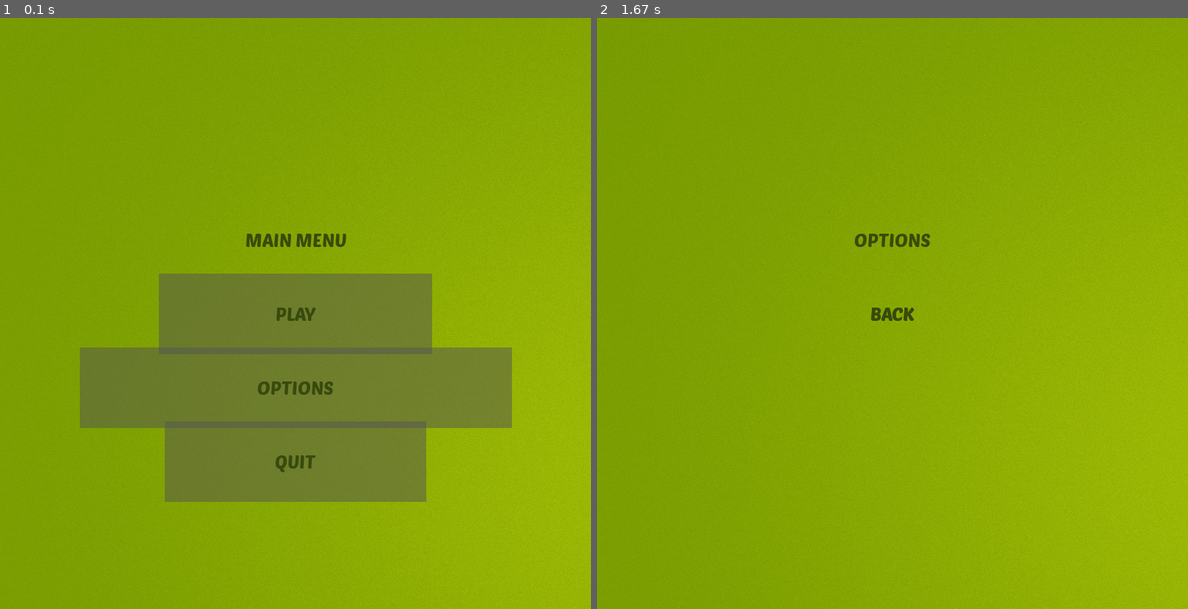
Above: before the commit, frames 1-2 (left to right).
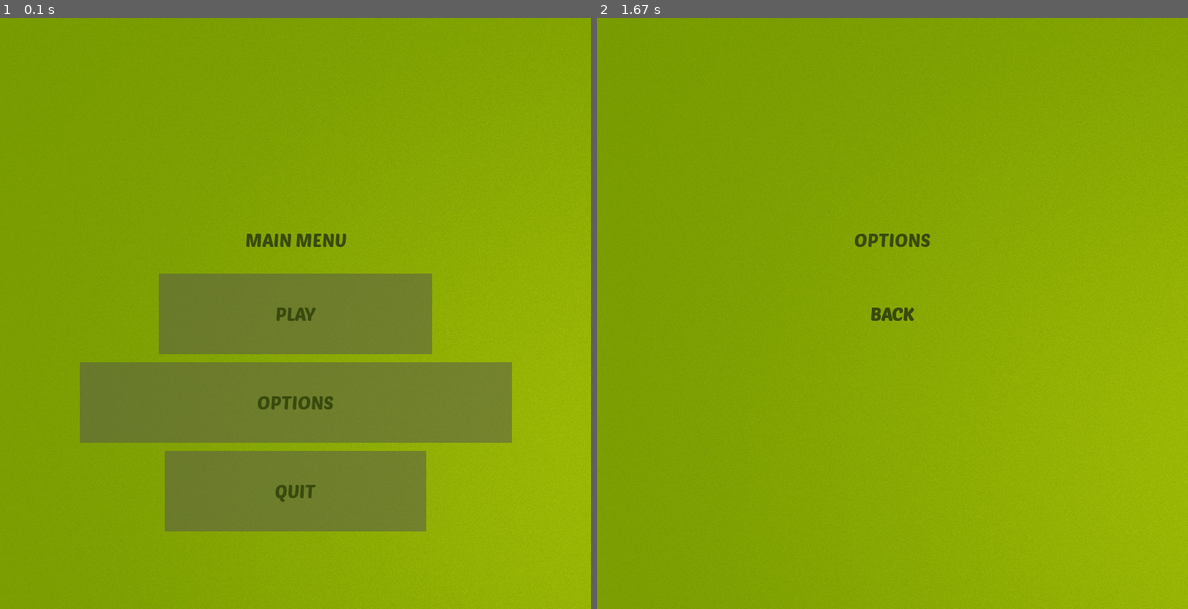
Above: after the commit, the same moments.

Repository: Ta0hit/Snake-in-Pygame
Game: pygame game, started from snake.py
The game is run twice, just before and just after one commit, with the same random seed, the same clock (stepped at 60 frames per second) and the same inputs.
Inputs:
- Up to frame 1 (0.1 s): no input
- Up to frame 2 (1.67 s): click "OPTIONS" at 0.38 s

The runs differ from the first frame. In frame 1, 5.4% of the frame differs, in the area x 13-87%, y 55-87%; in frame 2, nothing differs.

Commit message:
added background music

Diff:
--- a/button.py
+++ b/button.py
@@ -1,4 +1,4 @@
-class Button():
+class BUTTON():
     # Initialise properties of the button
     def __init__(self, image, pos, text_input, font, base_colour, hover_colour):
         self.image = image
--- a/snake.py
+++ b/snake.py
@@ -1,6 +1,7 @@
 import pygame, sys, random
 from pygame.math import Vector2
-from button import Button
+from button import BUTTON
+from pygame import mixer
 
 class SNAKE:
     # Initialize the snake
@@ -105,6 +106,7 @@
     def play_crunch_sound(self):
         self.crunch_sound.play()
 
+    # Reset the snake's length after game over
     def reset(self):
         self.body = [Vector2(5, 10), Vector2(4, 10), Vector2(3, 10)]
         self.direction = Vector2(0, 0)
@@ -136,6 +138,12 @@
     def __init__(self):
         self.snake = SNAKE()
         self.fruit = FRUIT()
+
+    # Add background music in the main menu
+    def menu_music(self):
+        # By simmys_recycle_bin from freesound.org
+        mixer.music.load('Sound/menu_music.wav')
+        mixer.music.play(-1)
 
     # Update the snake when it moves
     def update(self):
@@ -225,11 +233,9 @@
 screen = pygame.display.set_mode((cell_number * cell_size, cell_number * cell_size)) # Set the screen size (width, height)
 # Set fps (without it the game will run as fast as it can)
 clock = pygame.time.Clock()
-# Import apple image
+# Import assets
 apple = pygame.image.load('Images/apple.png').convert_alpha()
-# Import background image
 background = pygame.image.load('Images/snake_bg.png').convert_alpha()
-# Import font
 game_font = pygame.font.Font('Font/PoetsenOne-regular.ttf', 25) # (font, font size)
 
 '''
@@ -283,6 +289,7 @@
         clock.tick(60)
 
 def options():
+    # Set the title of the window
     pygame.display.set_caption('Options')
 
     while True:
@@ -297,7 +304,7 @@
         screen.blit(option_text, option_rect)
 
         # Create back button
-        back_button = Button(image = None, pos = (cell_number * cell_size // 2, cell_number * cell_size // 2), \
+        back_button = BUTTON(image = None, pos = (cell_number * cell_size // 2, cell_number * cell_size // 2), \
                                 text_input = "BACK", font = game_font, base_colour = (56, 74, 12), \
                                     hover_colour = (167, 209, 61))
 
@@ -318,9 +325,14 @@
         pygame.display.update()
 
 def main_menu():
+    # Set the title of the window
     pygame.display.set_caption('Menu')
 
+    # Play background music
+    main_game.menu_music()
+
     while True:
+
         # Draw the background
         screen.blit(background, (0, 0))
 
@@ -332,17 +344,17 @@
         menu_rect = menu_text.get_rect(center = (cell_number * cell_size // 2, cell_number * cell_size // 2 - 100))
 
         # Create buttons
-        play_button = Button(image = pygame.image.load("images/play_rect.png"), \
+        play_button = BUTTON(image = pygame.image.load("images/play_rect.png"), \
                              pos = (cell_number * cell_size // 2, cell_number * cell_size // 2), \
                                 text_input = "PLAY", font = game_font, base_colour = (56, 74, 12), \
                                     hover_colour = (167, 209, 61))
 
-        options_button = Button(image = pygame.image.load("images/options_rect.png"), \
-                             pos = (cell_number * cell_size // 2, cell_number * cell_size // 2 + 100), \
+        options_button = BUTTON(image = pygame.image.load("images/options_rect.png"), \
+                             pos = (cell_number * cell_size // 2, cell_number * cell_size // 2 + 120), \
                                 text_input = "OPTIONS", font = game_font, base_colour = (56, 74, 12), \
                                     hover_colour = (167, 209, 61))
-        quit_button = Button(image = pygame.image.load("images/quit_rect.png"), \
-                             pos = (cell_number * cell_size // 2, cell_number * cell_size // 2 + 200), \
+        quit_button = BUTTON(image = pygame.image.load("images/quit_rect.png"), \
+                             pos = (cell_number * cell_size // 2, cell_number * cell_size // 2 + 240), \
                                 text_input = "QUIT", font = game_font, base_colour = (56, 74, 12), \
                                     hover_colour = (167, 209, 61))
 
Not shown, added: Sound/menu_music.wav
